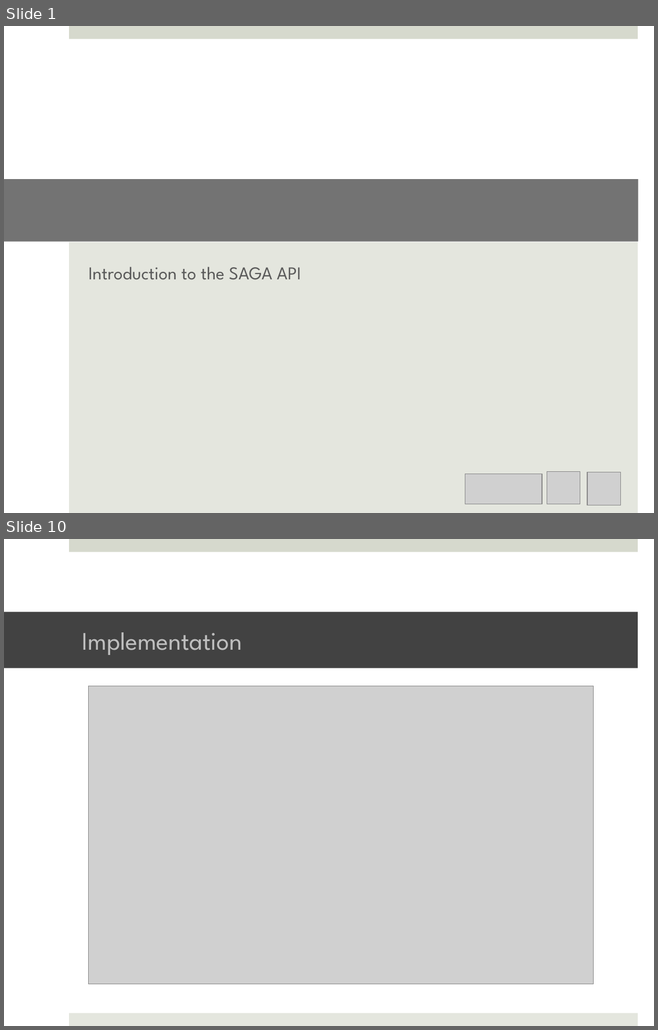
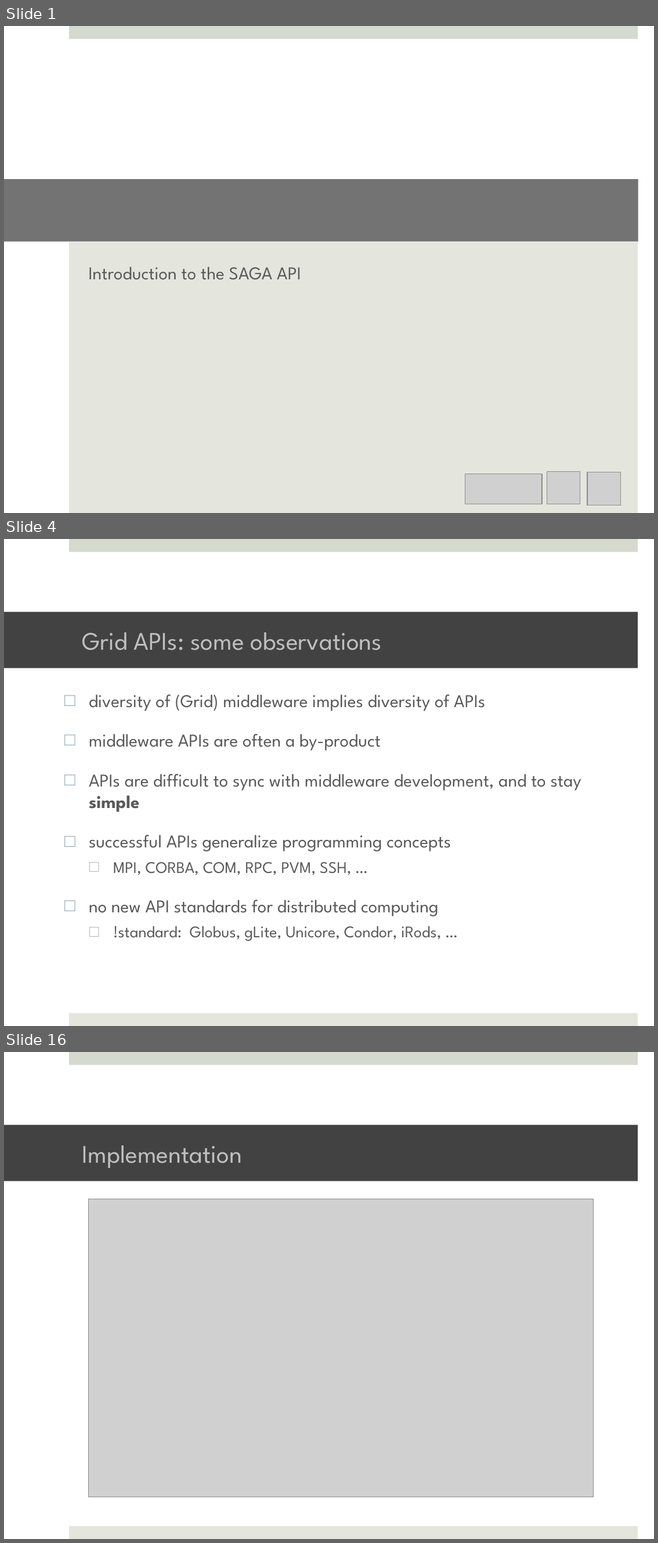
Before and after one commit to saga-project/saga-cpp-legacy-projects, a slide deck: tutorial/EGI-2011/02_api1.pptx. Shown one above the other, each under a label of ours: slides 1 and 10 before the commit, slides 1, 4 and 16 after it; the slides between them are not shown. The pictures are 658x1030 and 658x1543 pixels, drawn with LibreOffice and Linux fonts; fonts in the diff are those of the drawing; grey boxes stand for pictures; background and template pictures are left out. Boxes give left, top, right and bottom in pixels: in the first picture for what was removed or moved away, otherwise in the second. Text is boxed around its words. In the diff, an @@ line names an element or a change of style, - is before the commit and + after.

```diff
--- a/tutorial/EGI-2011/02_api1.pptx
+++ b/tutorial/EGI-2011/02_api1.pptx
@@ slide 4 added at <box>4,539,654,1026</box>, background #FFFFFF; not listed: 2 template elements that a slide beside it also shows @@
@@ title added at <box>4,611,637,668</box>, fill #424242, 28 pt, text #BFBFBF @@
+Grid APIs: some observations
@@ text added at <box>89,694,581,941</box>, 20 pt, text #595959 @@
+□ diversity of (Grid) middleware implies diversity of APIs
+□ middleware APIs are often a by-product
+□ APIs are difficult to sync with middleware development, and to stay simple
+□ successful APIs generalize programming concepts
+  □ MPI, CORBA, COM, RPC, PVM, SSH, …
+□ no new API standards for distributed computing
+  □ !standard: Globus, gLite, Unicore, Condor, iRods, …
@@ what was slide 10 is now slide 16 @@
```
Also in this commit, not shown: 4 slides changed, 12 other slides added, 4 other files.
